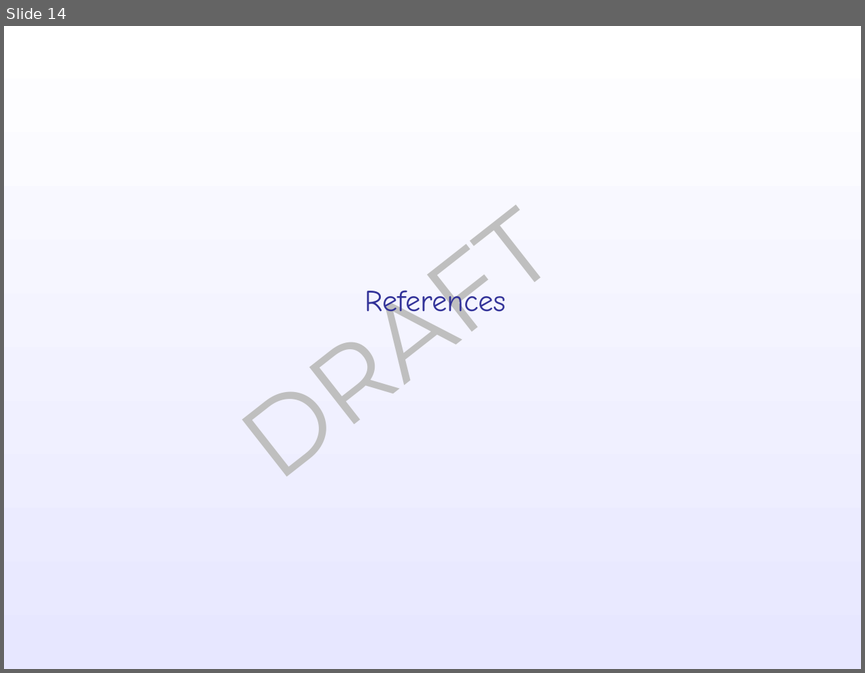
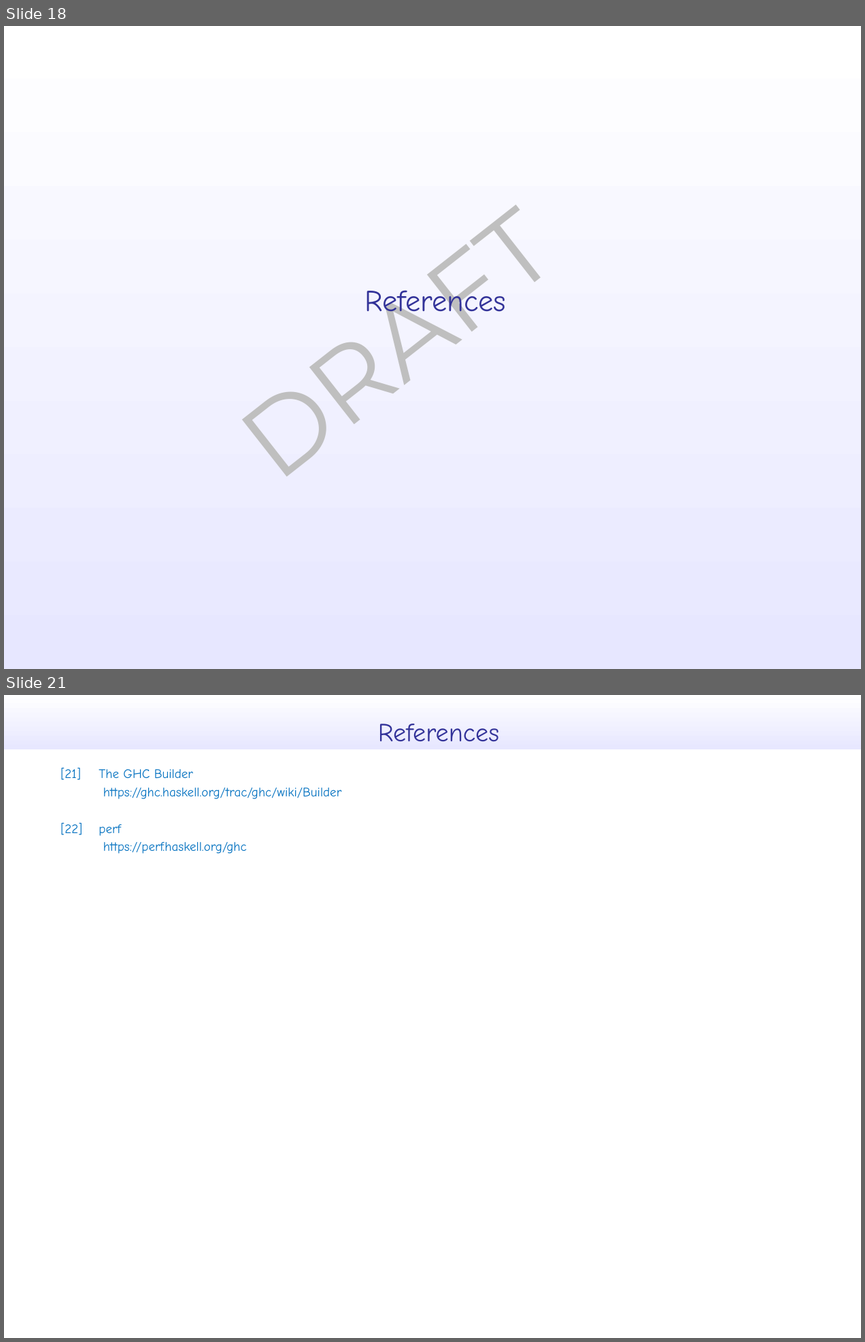
Before and after one commit to takenobu-hs/ghc-development-flow, a slide deck: src/ghc_development_flow.pptx. Shown one above the other, each under a label of ours: slide 14 before the commit, slides 18 and 21 after it; the slides between them are not shown. The pictures are 865x673 and 865x1342 pixels, drawn with LibreOffice and Linux fonts; fonts in the diff are those of the drawing. Boxes give left, top, right and bottom in pixels: in the first picture for what was removed or moved away, otherwise in the second. Text is boxed around its words. In the diff, an @@ line names an element or a change of style, - is before the commit and + after.

```diff
--- a/src/ghc_development_flow.pptx
+++ b/src/ghc_development_flow.pptx
@@ slide 21 added at bbox=[4, 695, 861, 1338], background #FFFFFF @@
@@ rectangle added at bbox=[4, 695, 861, 750], fill gradient #FFFFFF to #E7E7FF @@
@@ text added at bbox=[378, 724, 499, 742], 24 pt, text #333399 @@
+References
@@ text added at bbox=[60, 768, 342, 853], 12 pt, text #0070C0 @@
+[21] The GHC Builder
+https://ghc.haskell.org/trac/ghc/wiki/Builder
+[22] perf
+https://perf.haskell.org/ghc
@@ what was slide 14 is now slide 18 @@
```
Also in this commit, not shown: 9 slides changed, 5 other slides added, 1 other file.
